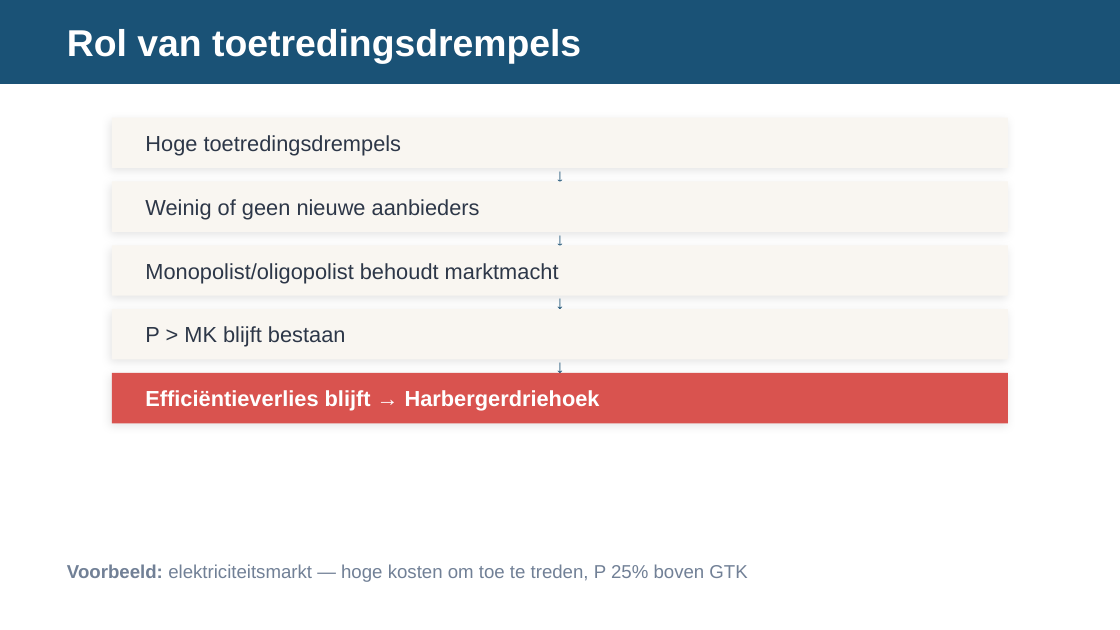
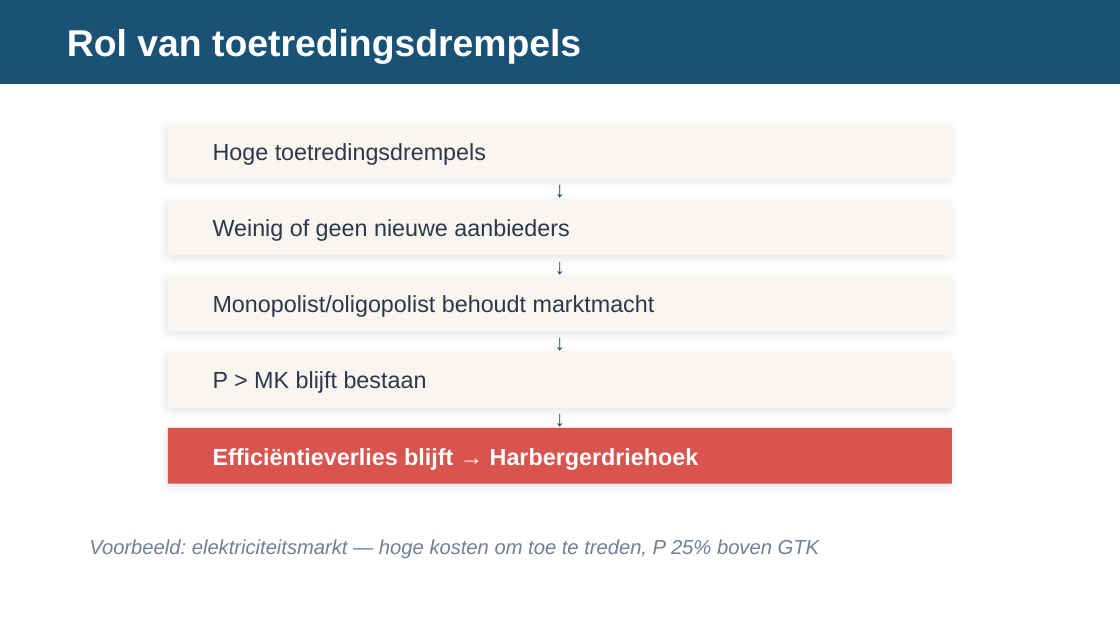
Before and after one commit to meijer1973/economie-vwo4-m3, a slide deck: slide 8 of 3.2 Hoofdstuk 2 - Marktvormen en hun marktevenwicht/3.2.6 Paragraaf 6 - Marktvormen en hun economische doelmatigheid/2. Leren/3.2.6 Marktvormen en hun economische doelmatigheid – presentatie.pptx. Drawn at 1120x630 pixels with LibreOffice and Linux fonts; fonts in the diff are those of the drawing. Boxes give left, top, right and bottom in pixels: in the first picture for what was removed or moved away, otherwise in the second. Text is boxed around its words. In the diff, an @@ line names an element or a change of style, - is before the commit and + after.

```diff
--- a/3.2 Hoofdstuk 2 - Marktvormen en hun marktevenwicht/3.2.6 Paragraaf 6 - Marktvormen en hun economische doelmatigheid/2. Leren/3.2.6 Marktvormen en hun economische doelmatigheid – presentatie.pptx
+++ b/3.2 Hoofdstuk 2 - Marktvormen en hun marktevenwicht/3.2.6 Paragraaf 6 - Marktvormen en hun economische doelmatigheid/2. Leren/3.2.6 Marktvormen en hun economische doelmatigheid – presentatie.pptx
@@ rectangle: place and size @@
-rectangle at bbox=[112, 118, 1008, 168]
+rectangle at bbox=[168, 123, 952, 179]
@@ text "Hoge toetredingsdrempels": place and size @@
-text "Hoge toetredingsdrempels" at bbox=[145, 135, 402, 156]
+text "Hoge toetredingsdrempels" at bbox=[213, 143, 486, 165]
@@ text "↓": place and size @@
-text "↓" at bbox=[112, 168, 1008, 181]
+text "↓" at bbox=[168, 179, 952, 199]
@@ rectangle: place and size @@
-rectangle at bbox=[112, 181, 1008, 232]
+rectangle at bbox=[168, 199, 952, 255]
@@ text "Weinig of geen nieuwe aanbieders": place and size @@
-text "Weinig of geen nieuwe aanbieders" at bbox=[145, 199, 480, 220]
+text "Weinig of geen nieuwe aanbieders" at bbox=[213, 219, 569, 241]
@@ text "↓": place and size @@
-text "↓" at bbox=[112, 232, 1008, 245]
+text "↓" at bbox=[168, 255, 952, 276]
@@ rectangle: place and size @@
-rectangle at bbox=[112, 245, 1008, 296]
+rectangle at bbox=[168, 276, 952, 332]
@@ text "Monopolist/oligopolist behoudt marktmacht": place and size @@
-text "Monopolist/oligopolist behoudt marktmacht" at bbox=[145, 263, 559, 283]
+text "Monopolist/oligopolist behoudt marktmacht" at bbox=[213, 295, 655, 317]
@@ text "↓": place and size @@
-text "↓" at bbox=[112, 296, 1008, 309]
+text "↓" at bbox=[168, 332, 952, 352]
@@ rectangle: place and size @@
-rectangle at bbox=[112, 309, 1008, 360]
+rectangle at bbox=[168, 352, 952, 408]
@@ text "P > MK blijft bestaan": place and size @@
-text "P > MK blijft bestaan" at bbox=[145, 326, 346, 347]
+text "P > MK blijft bestaan" at bbox=[213, 371, 427, 393]
@@ size 12 to 14 pt in 4 elements at bbox=[168, 179, 952, 199], bbox=[168, 255, 952, 276], bbox=[168, 332, 952, 352], bbox=[168, 408, 952, 428] @@
@@ text "↓": place and size @@
-text "↓" at bbox=[112, 360, 1008, 373]
+text "↓" at bbox=[168, 408, 952, 428]
@@ proportions changed in 5 elements at bbox=[168, 123, 952, 179], bbox=[168, 199, 952, 255], bbox=[168, 276, 952, 332], bbox=[168, 352, 952, 408], bbox=[168, 428, 952, 484] @@
@@ rectangle: place and size @@
-rectangle at bbox=[112, 373, 1008, 423]
+rectangle at bbox=[168, 428, 952, 484]
@@ size 14 to 15 pt in 5 elements at bbox=[213, 143, 486, 165], bbox=[213, 219, 569, 241], bbox=[213, 295, 655, 317], bbox=[213, 371, 427, 393], bbox=[213, 448, 699, 470] @@
@@ text "Efficiëntieverlies blijft → Harbergerdriehoek": place and size @@
-text "Efficiëntieverlies blijft → Harbergerdriehoek" at bbox=[145, 390, 600, 411]
+text "Efficiëntieverlies blijft → Harbergerdriehoek" at bbox=[213, 448, 699, 470]
@@ text "Voorbeeld: elektriciteitsmarkt — hoge kosten ...": place and size @@
-text "Voorbeeld: elektriciteitsmarkt — hoge kosten ..." at bbox=[67, 564, 747, 582]
+text "Voorbeeld: elektriciteitsmarkt — hoge kosten ..." at bbox=[89, 539, 819, 558]
@@ text "Voorbeeld: elektriciteitsmarkt — hoge kosten ..." at bbox=[89, 539, 819, 558]: size 12 to 13 pt, italic on; bold off in "Voorbeeld:" @@
```
Also in this commit, not shown: 8 other slides changed, 2 slides added, 3 slides removed, 2 other files.
